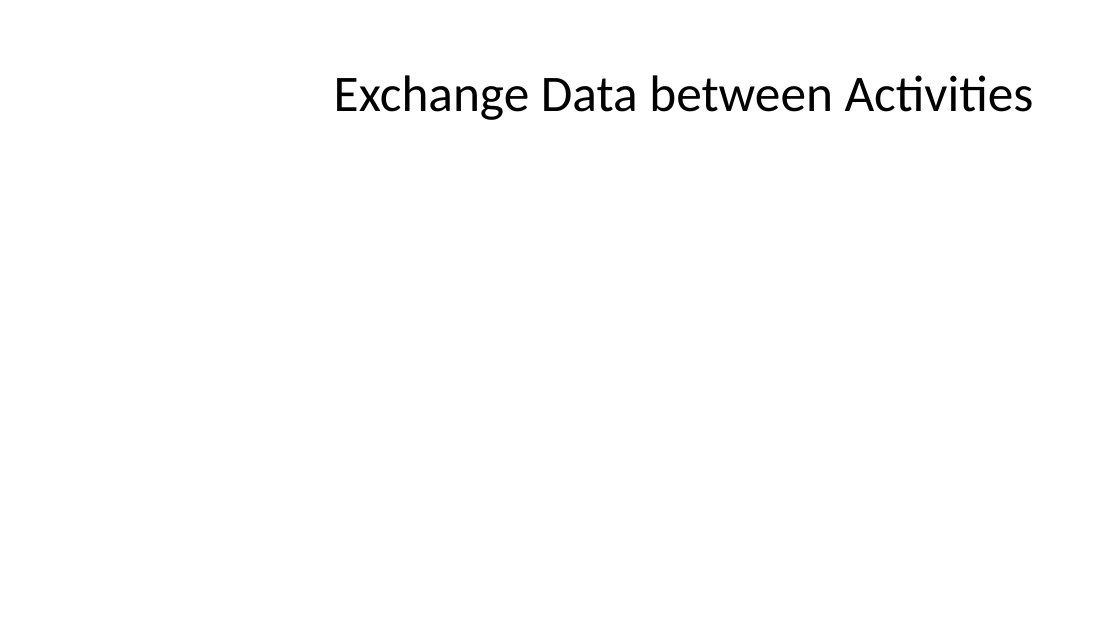
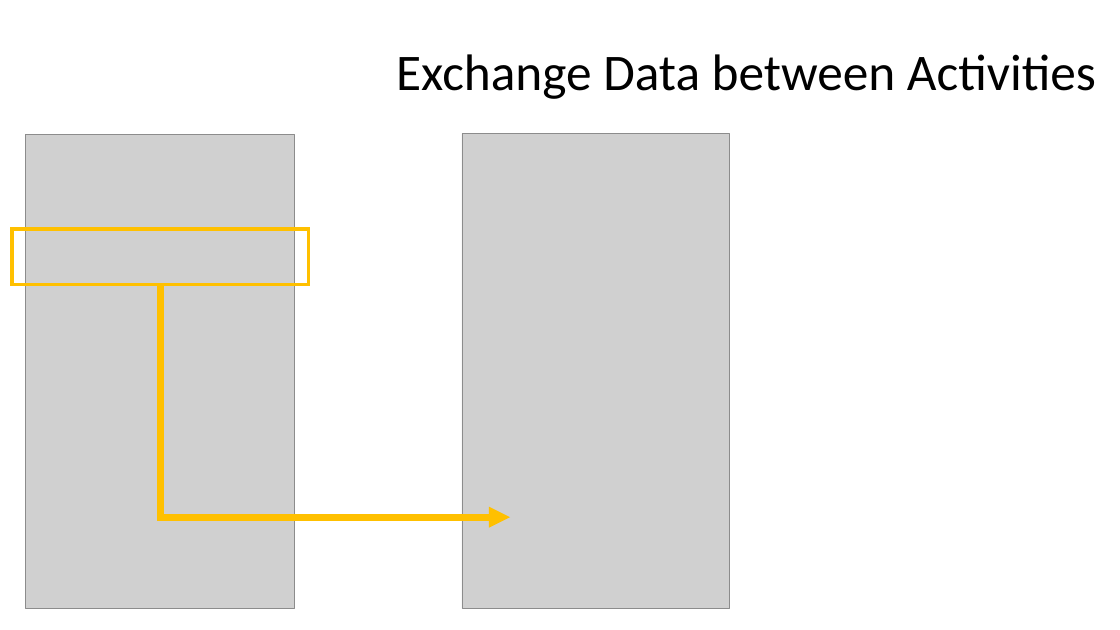
Before and after one commit to Nadzmi-Freelance/Android-Training, a slide deck: slide 33 of presentation/project.pptx (slide 29 before the commit). Drawn at 1120x630 pixels with LibreOffice and Linux fonts; fonts in the diff are those of the drawing; grey boxes stand for pictures. Boxes give left, top, right and bottom in pixels: in the first picture for what was removed or moved away, otherwise in the second. Text is boxed around its words. In the diff, an @@ line names an element or a change of style, - is before the commit and + after.

```diff
--- a/presentation/project.pptx
+++ b/presentation/project.pptx
@@ title "Exchange Data between Activities": place and size @@
-title "Exchange Data between Activities" at <box>334,75,1034,120</box>
+title "Exchange Data between Activities" at <box>396,54,1096,99</box>
@@ group added at <box>12,134,729,608</box>: 2 pictures, 1 rectangle, 1 elbow arrow @@
```
Also in this commit, not shown: 5 other slides changed, 13 slides added, 3 slides removed, 8 other files.
